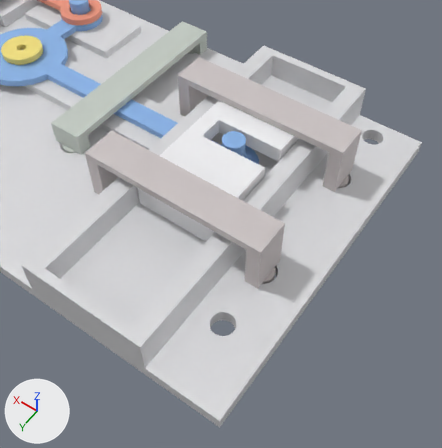
The Blender file Стенд_физика.blend: old version first, new version second.
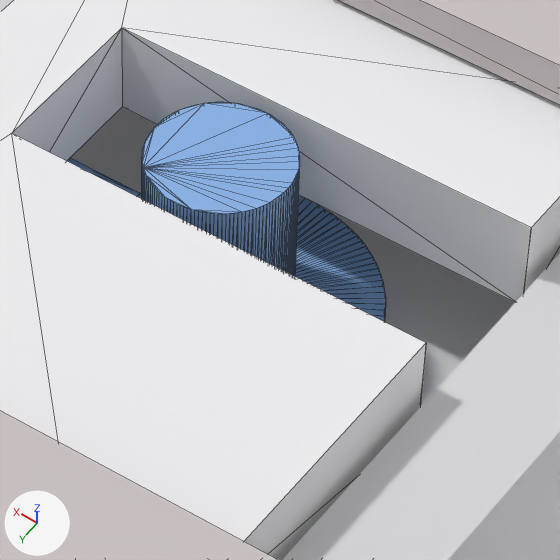
There are two pictures of each version: one from a camera (50 mm lens) standing at (-21.6, 74.8, 102.8) and looking at (24.3, 10.6, 1.9), one close up on the part from 45% to 65% of the width and 26% to 45% of the height. Lighting does not change. The marker at lower left points along +X, +Y and +Z. The first two pictures are the older version. The close-ups show mesh edges as thin lines.

Objects in the first close-up: 'ptest_bridge_high_v1', 'ptest_bridge_high_v1#2', 'ptest_cart_v2', 'ptest_plate_v2', 'ptest_triangle_v2'.
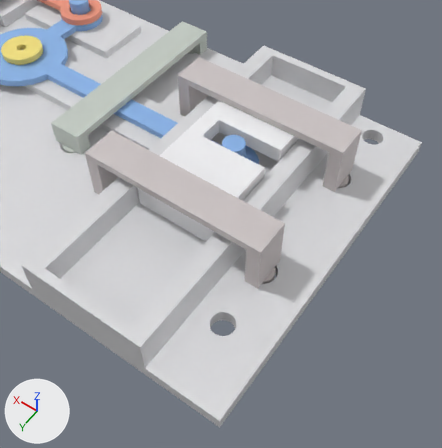
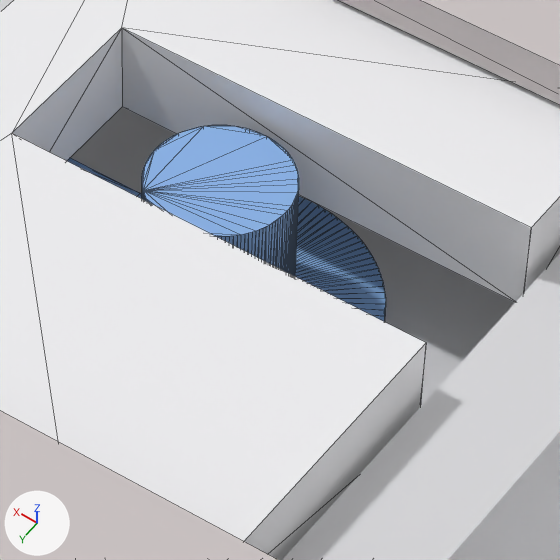
Where the newer file only moved an object's origin or applied its transform, the numbers keep the older frame.

Boxes (x1, y1, x2, y2) around the edits, measured in the close-ups (560 x 560 px; the box of a moved part takes in the faces that stretch with it):
```json
{"object": "ptest_triangle_v2", "change": "reshaped, moved", "before": [67, 102, 386, 322], "after": [67, 125, 386, 322]}
{"part": 1, "of": "me_ptest_triangle_v2", "change": "moved or reshaped", "before": [142, 102, 300, 276], "after": [142, 125, 299, 276]}
{"part": 2, "of": "me_ptest_triangle_v2", "change": "moved or reshaped", "before": [67, 158, 386, 322], "after": [67, 158, 386, 322]}
```

Edits to the scene script, one JSON object a line:
```json
{"block": "me_ptest_triangle_v2", "where": "# used by ob_ptest_triangle_v2; location = (73.91, -5.7, 6.35)"}
{"op": "remove", "block": "me_ptest_triangle_v2", "code": "me_ptest_triangle_v2.from_pydata(...)  # 1410 vertices, 2820 faces; spans x -49.4..32.1, y -23.0..14.7, z -1.3..6.7"}
{"op": "add", "block": "me_ptest_triangle_v2", "code": "me_ptest_triangle_v2.from_pydata(...)  # 1410 vertices, 2820 faces; spans x -50.0..31.5, y -22.9..14.8, z -1.2..5.8"}
{"block": "me_ptest_triangle_v2", "change": "me_ptest_triangle_v2 part 1: all 126 vertices in x -46.4..-41.4, y 1.2..6.2, z 6.7 are moved by (-0.6, 0.0, -0.9)"}
{"block": "me_ptest_triangle_v2", "change": "me_ptest_triangle_v2 part 2: all 1284 vertices in x -49.4..32.1, y -23.0..14.7, z -1.3..4.7 are moved by (-0.6, 0.0, 0.1)"}
{"op": "set", "path": "ob_ptest_triangle_v2.location", "old": "(73.91, -5.7, 6.35)", "new": "(74.49, -5.75, 6.27)"}
```
